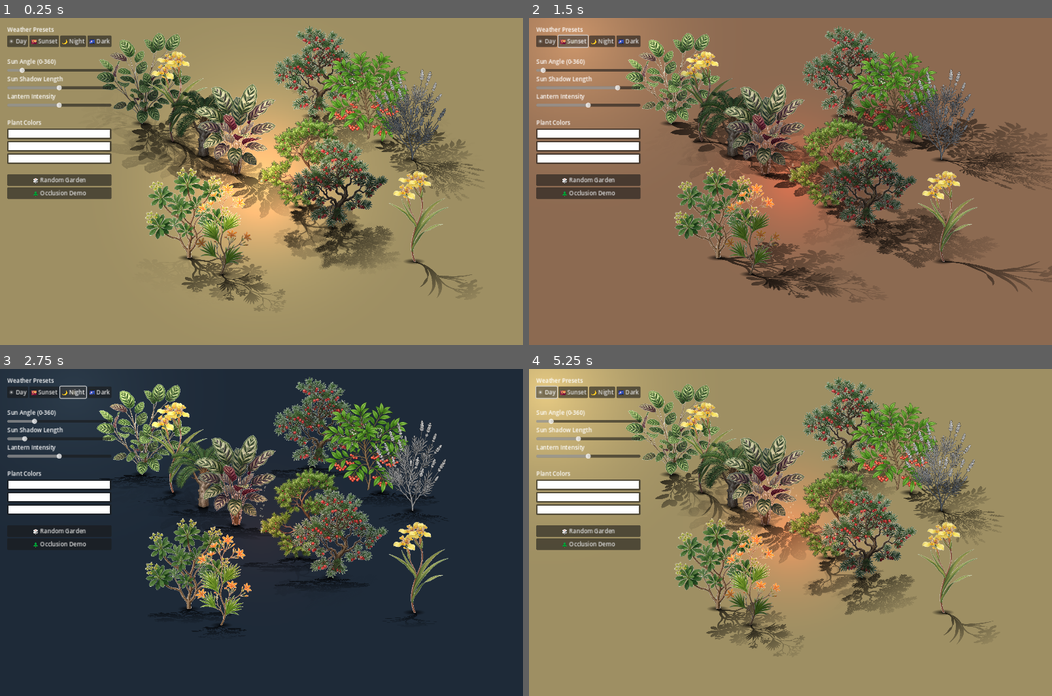
Above: before the commit, frames 1-4 (two rows, left to right).
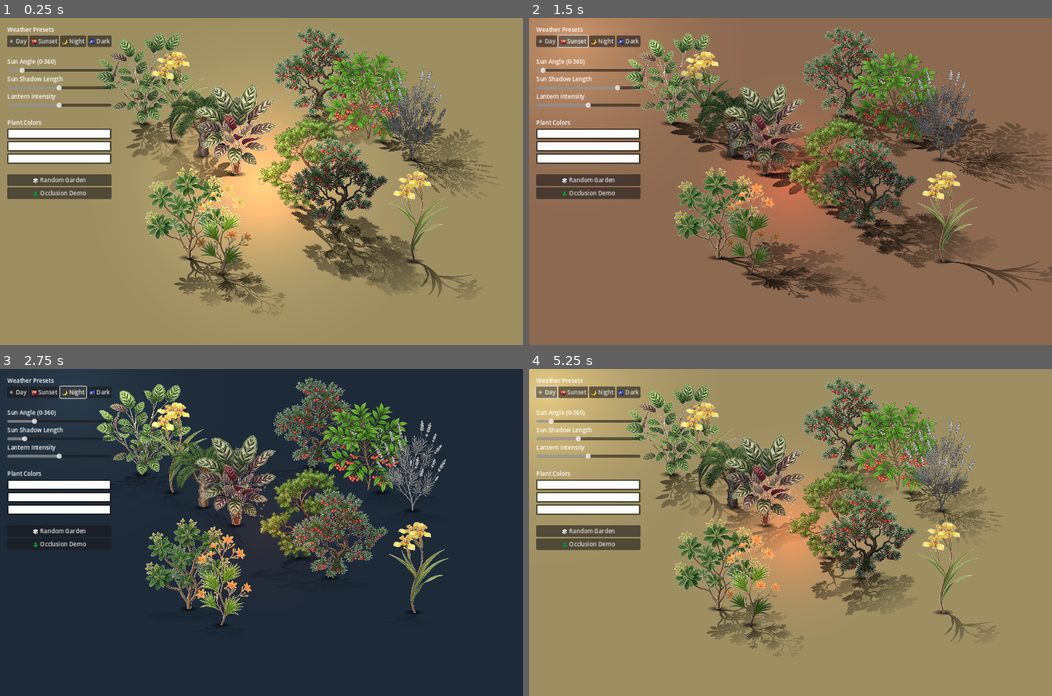
Above: after the commit, the same moments.

Repository: catclever/psy_garden
Game: Godot game, scene res://Main.tscn
The game is run twice, just before and just after one commit, with the same random seed, the same clock (stepped at 60 frames per second) and the same inputs.
Inputs:
- Up to frame 1 (0.25 s): no input
- Up to frame 2 (1.5 s): click "☀️ Day" at 0.5 s; click "🌇 Sunset" at 1.25 s
- Up to frame 3 (2.75 s): click "🌙 Night" at 2 s
- Up to frame 4 (5.25 s): click "🌌 Dark" at 2.75 s; click "🎲 Random Garden" at 3.5 s; click "🌲 Occlusion Demo" at 4.25 s; click "☀️ Day" at 5 s

The runs differ from the first frame. In frame 1, 11% of the frame differs, in the area x 18-95%, y 16-91%; in frame 2, 1.6%; in frame 3, 0.2%; in frame 4, 2.2%.

Commit message:
feat(godot): synthesize multi-light shadows into unified single vector to eliminate split double shadows

Diff:
--- a/godot/Garden.gd
+++ b/godot/Garden.gd
@@ -38,55 +38,76 @@
 	var sun_rad = deg_to_rad(sun_angle_deg)
 	var sun_dir = Vector2(cos(sun_rad), sin(sun_rad))
 	var shadow_scale_y = 0.55
-	var sun_shadow_world_dir = Vector2(cos(sun_rad), sin(sun_rad) * shadow_scale_y)
-
-	# 1. Update plant shadows
+
+	# 1. Update plant shadows via synthesized single vector
+	var plant_shadow_info: Array = []
+
 	for p in active_plants:
 		if not is_instance_valid(p): continue
 
-		# Sun Shadow
-		p.sun_shadow_pivot.rotation = sun_dir.angle() + PI / 2.0
-		p.sun_shadow_pivot.scale = Vector2(1.0, sun_length)
-
-		# Lantern Shadow
+		# Sun shadow vector (in isometric unscaled space)
+		var v_sun = Vector2.ZERO
+		if sun_length > 0.001:
+			v_sun = sun_dir * sun_length
+
+		# Lantern shadow vector
 		var iso_delta = (p.global_position - mouse_pos) / Vector2(1.0, shadow_scale_y)
 		var dist = iso_delta.length()
-
-		if dist < lantern_radius and dist > 5.0:
+		var v_lantern = Vector2.ZERO
+		if dist < lantern_radius and dist > 5.0 and lantern_intensity > 0.001:
 			var proximity = clamp(1.0 - dist / lantern_radius, 0.0, 1.0)
-			p.lantern_shadow_pivot.rotation = iso_delta.angle() + PI / 2.0
-			p.lantern_shadow_pivot.scale = Vector2(1.0, lerp(shadow_scale_y, 1.85, proximity))
-			var a = pow(proximity, 1.15) * 0.62 * lantern_intensity
-			p.lantern_shadow.material.set_shader_parameter("shadow_tint", Color(0, 0, 0, a))
-		else:
-			p.lantern_shadow.material.set_shader_parameter("shadow_tint", Color(0, 0, 0, 0))
-
-		# Incense Shadow
+			var lantern_weight = pow(proximity, 1.25) * 1.85 * lantern_intensity
+			v_lantern = iso_delta.normalized() * lantern_weight
+
+		# Incense shadow vector
 		var inc_iso = (p.global_position - incense_burner.global_position) / Vector2(1.0, shadow_scale_y)
 		var inc_dist = inc_iso.length()
+		var v_incense = Vector2.ZERO
 		if inc_dist < 320.0 and inc_dist > 5.0:
-			var proximity = clamp(1.0 - inc_dist / 320.0, 0.0, 1.0)
-			p.incense_shadow_pivot.rotation = inc_iso.angle() + PI / 2.0
-			p.incense_shadow_pivot.scale = Vector2(1.0, lerp(0.55, 1.15, proximity))
-			p.incense_shadow.material.set_shader_parameter("shadow_tint", Color(0, 0, 0, proximity * 0.35))
+			var inc_proximity = clamp(1.0 - inc_dist / 320.0, 0.0, 1.0)
+			v_incense = inc_iso.normalized() * (pow(inc_proximity, 1.25) * 0.45)
+
+		# Combined synthesized vector (single unified shadow)
+		var v_combined = v_sun + v_lantern + v_incense
+		var combined_len = v_combined.length()
+
+		if combined_len > 0.01:
+			var combined_angle = v_combined.angle() + PI / 2.0
+			var shadow_len_clamped = clamp(combined_len, 0.15, 2.2)
+			p.sun_shadow_pivot.rotation = combined_angle
+			p.sun_shadow_pivot.scale = Vector2(1.0, shadow_len_clamped)
+
+			var base_alpha = clamp(0.72 * min(combined_len, 1.0), 0.0, 0.82)
+			p.sun_shadow.material.set_shader_parameter("shadow_tint", Color(0, 0, 0, base_alpha))
+
+			# Calculate shadow world vector for inter-plant occlusion corridor
+			var world_dir = Vector2(cos(v_combined.angle()), sin(v_combined.angle()) * shadow_scale_y)
+			var world_len = p.visual_height * shadow_len_clamped * world_dir.length()
+			plant_shadow_info.append({"plant": p, "dir": world_dir.normalized(), "len": world_len})
 		else:
-			p.incense_shadow.material.set_shader_parameter("shadow_tint", Color(0, 0, 0, 0))
-
-	# 2. Inter-plant shadow occlusion
+			p.sun_shadow.material.set_shader_parameter("shadow_tint", Color(0, 0, 0, 0))
+
+		# Ensure secondary shadow pivots are hidden to maintain exactly ONE unified shadow
+		if p.lantern_shadow_pivot.visible:
+			p.lantern_shadow_pivot.visible = false
+		if p.incense_shadow_pivot.visible:
+			p.incense_shadow_pivot.visible = false
+
+	# 2. Inter-plant shadow occlusion using synthesized shadow corridors
 	for b in active_plants:
 		if not is_instance_valid(b): continue
 		var cover_height: float = 0.0
 		var cover_strength: float = 0.0
 
-		for a in active_plants:
+		for caster_info in plant_shadow_info:
+			var a = caster_info["plant"]
 			if a == b or not is_instance_valid(a): continue
 
-			# Sun shadow casting from A to B
-			var shadow_world_len = a.visual_height * sun_length * sun_shadow_world_dir.length()
-			var to_b = b.global_position - a.global_position
-			var unit_dir = sun_shadow_world_dir.normalized()
-
-			if unit_dir.length_squared() > 0 and shadow_world_len > 8.0:
+			var unit_dir = caster_info["dir"]
+			var shadow_world_len = caster_info["len"]
+
+			if shadow_world_len > 8.0:
+				var to_b = b.global_position - a.global_position
 				var along = to_b.dot(unit_dir)
 				var perp = abs(to_b.dot(Vector2(-unit_dir.y, unit_dir.x)))
 				var half_w = a.visual_width * 0.32
@@ -95,27 +116,6 @@
 					var reach_ratio = clamp((1.0 - along / shadow_world_len) * (a.visual_height / max(b.visual_height, 1.0)), 0.0, 1.0)
 					var lateral_fit = smoothstep(half_w, half_w * 0.25, perp)
 					var strength = lateral_fit * 0.65
-
-					cover_height = max(cover_height, reach_ratio)
-					cover_strength = clamp(cover_strength + strength, 0.0, 0.70)
-
-			# Lantern shadow casting from A to B
-			var l_iso_delta = (a.global_position - mouse_pos) / Vector2(1.0, shadow_scale_y)
-			var l_dist = l_iso_delta.length()
-			if l_dist < lantern_radius and l_dist > 5.0:
-				var l_proximity = clamp(1.0 - l_dist / lantern_radius, 0.0, 1.0)
-				var l_dir = Vector2(cos(l_iso_delta.angle()), sin(l_iso_delta.angle()) * shadow_scale_y)
-				var l_unit = l_dir.normalized()
-				var l_len = a.visual_height * lerp(shadow_scale_y, 1.85, l_proximity) * l_dir.length()
-
-				var l_along = to_b.dot(l_unit)
-				var l_perp = abs(to_b.dot(Vector2(-l_unit.y, l_unit.x)))
-				var l_half_w = a.visual_width * 0.32
-
-				if l_along > 8.0 and l_along < l_len and l_perp < l_half_w:
-					var reach_ratio = clamp((1.0 - l_along / l_len) * (a.visual_height / max(b.visual_height, 1.0)), 0.0, 1.0)
-					var lateral_fit = smoothstep(l_half_w, l_half_w * 0.25, l_perp)
-					var strength = lateral_fit * (pow(l_proximity, 1.15) * 0.55)
 
 					cover_height = max(cover_height, reach_ratio)
 					cover_strength = clamp(cover_strength + strength, 0.0, 0.70)
Not shown, changed: src/godot_web/index.html
Not shown, changed: src/godot_web/index.pck
